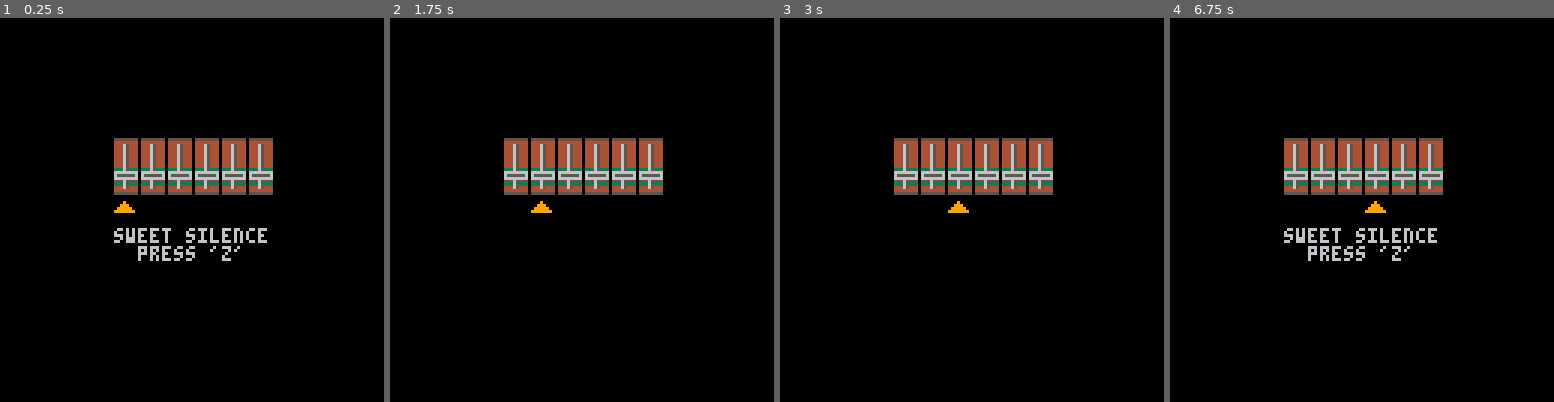
Above: before the commit, frames 1-4 (left to right).
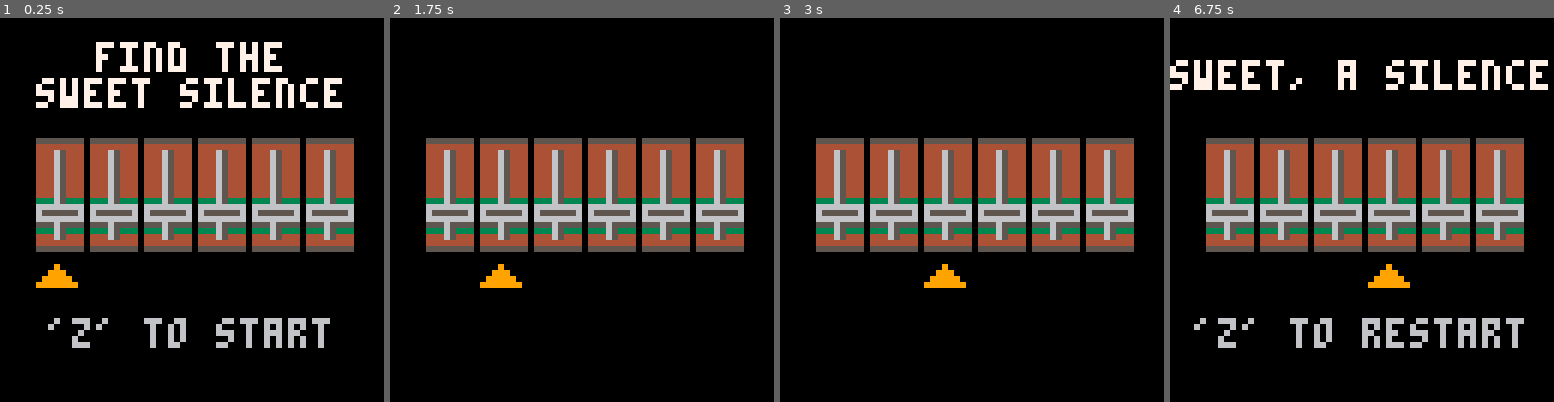
Above: after the commit, the same moments.

Repository: adam-sporka/pico-8-projects
Game: PICO-8 cartridge games/sweet-silence/sweet-silence.p8
The game is run twice, just before and just after one commit, with the same random seed, the same clock (stepped at 60 frames per second) and the same inputs.
Inputs:
- Up to frame 1 (0.25 s): no input
- Up to frame 2 (1.75 s): tap X (X key) at 0.33, 1.07 s; tap O (Z key) at 0.7, 1.7 s; hold Right from 1.6 s (still down)
- Up to frame 3 (3 s): tap X (X key) at 1.85, 2.97 s; release Right at 2.1 s; tap O (Z key) at 2.1, 2.5, 2.9 s; hold Up 2.15-2.42 s; hold Right from 2.47 s (still down)
- Up to frame 4 (6.75 s): release Right at 3.03 s; hold Left 3.08-3.58 s; tap O (Z key) every 0.4 s from 3.3 to 6.5 s; hold Down 3.63-3.97 s; hold Right 4.02-4.68 s; tap X (X key) at 4.08, 5.2, 6.32 s; hold Up 4.73-5.03 s; hold Left 5.08-5.68 s; hold Down 5.73-6.03 s; hold Right 6.08-6.58 s; hold Right from 6.63 s (still down)

The runs differ from the first frame. In frame 1, 27% of the frame differs, in the area x 9-93%, y 6-86%; in frame 2, 21%; in frame 3, 21%; in frame 4, 27%.

Commit message:
Sweet Silence (2016-05-18): Dev

Diff:
--- a/games/sweet-silence/sweet-silence.p8
+++ b/games/sweet-silence/sweet-silence.p8
@@ -4,8 +4,10 @@
 problem={}
 sel_fader=1
 keys={}
-xx=38
-yy=40
+-- xx=38
+-- yy=40
+xx=6
+yy=20
 
 function is_held(k) return band(keys[k], 1) == 1 end
 function is_pressed(k) return band(keys[k], 2) == 2 end
@@ -60,7 +62,9 @@
 	problem.settings={0,0,0,0,0,0}
 end
 
+title=true
 function _init()
+ poke(0x5f2c,3)
 	init_keys()
 	problem.order={0}
 	problem.solution={0,0,0,0,0,0}
@@ -111,30 +115,36 @@
 		problem.settings[sel_fader]=7
 	end
 	if update==1 then
-		proxy=nil
-		issue,issue_idx,issue_mag=get_pressing_issue(1)
-		if issue!=nil then
-			if issue_mag==2 then
-				sfx((issue-1)*4+16,0)
-				sfx(-1,1)
-			end
-			if issue_mag==1 then
-				sfx((issue-1)*4+17,0)
-				proxy=get_pressing_issue(issue_idx+1)
-				if proxy!=nil then
-					sfx((proxy-1)*4+18,1)
-				else
-					sfx(-1,1)
-				end
-			end
-		else
-			sfx(-1,0)
-			sfx(-1,1)
+    channel=0
+    title=false
+    issue_idx=0
+    issue=nil
+    issue_mag=0
+    while (channel<4) do
+      if issue_idx != nil then
+        issue,issue_idx,issue_mag=get_pressing_issue(issue_idx+1)
+      else
+        issue=nil
+      end
+
+      if issue!=nil then
+        if issue_mag==2 and channel==0 then
+          sfx((issue-1)*4+16,channel)
+        end
+        if issue_mag==1 and channel==0 then
+          sfx((issue-1)*4+17,channel)
+        end
+        if channel>0 then
+          sfx((issue-1)*4+18,channel)
+        end
+      else
+        sfx(-1,channel)
+      end
+      channel+=1
 		end
 	end
 end
 
-prev_issue=-1
 function _draw()
 	rectfill(0,0,127,127,0)
 	for a=1,#problem.settings do
@@ -146,8 +156,14 @@
 	end
 	spr(33,xx+(sel_fader-1)*9,yy+20)
 	if get_pressing_issue(1)==nil then
-	 print("sweet silence",38,70,6)
-	 print("press 'z'",46,76,6)
+	 if title then
+		 print("find the",16,4,7)
+		 print("sweet silence",6,10,7)
+ 	 print("'z' to start",8,50,6)
+		else
+		 print("sweet, a silence",0,7,7)
+ 	 print("'z' to restart",4,50,6)
+		end
 	end
 end
 
Not shown, changed: the sound effects (__sfx__) section of games/sweet-silence/sweet-silence.p8
